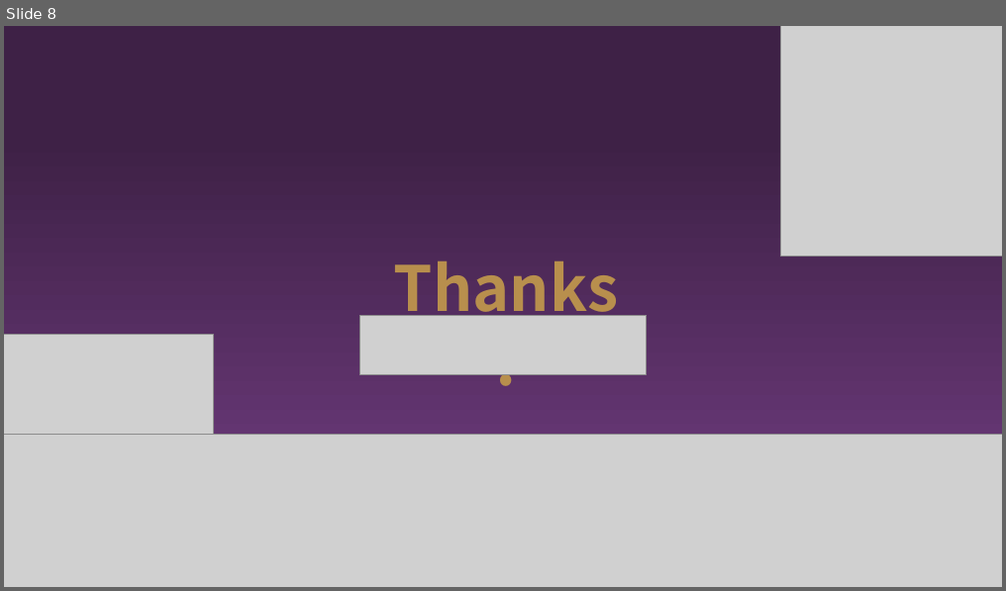
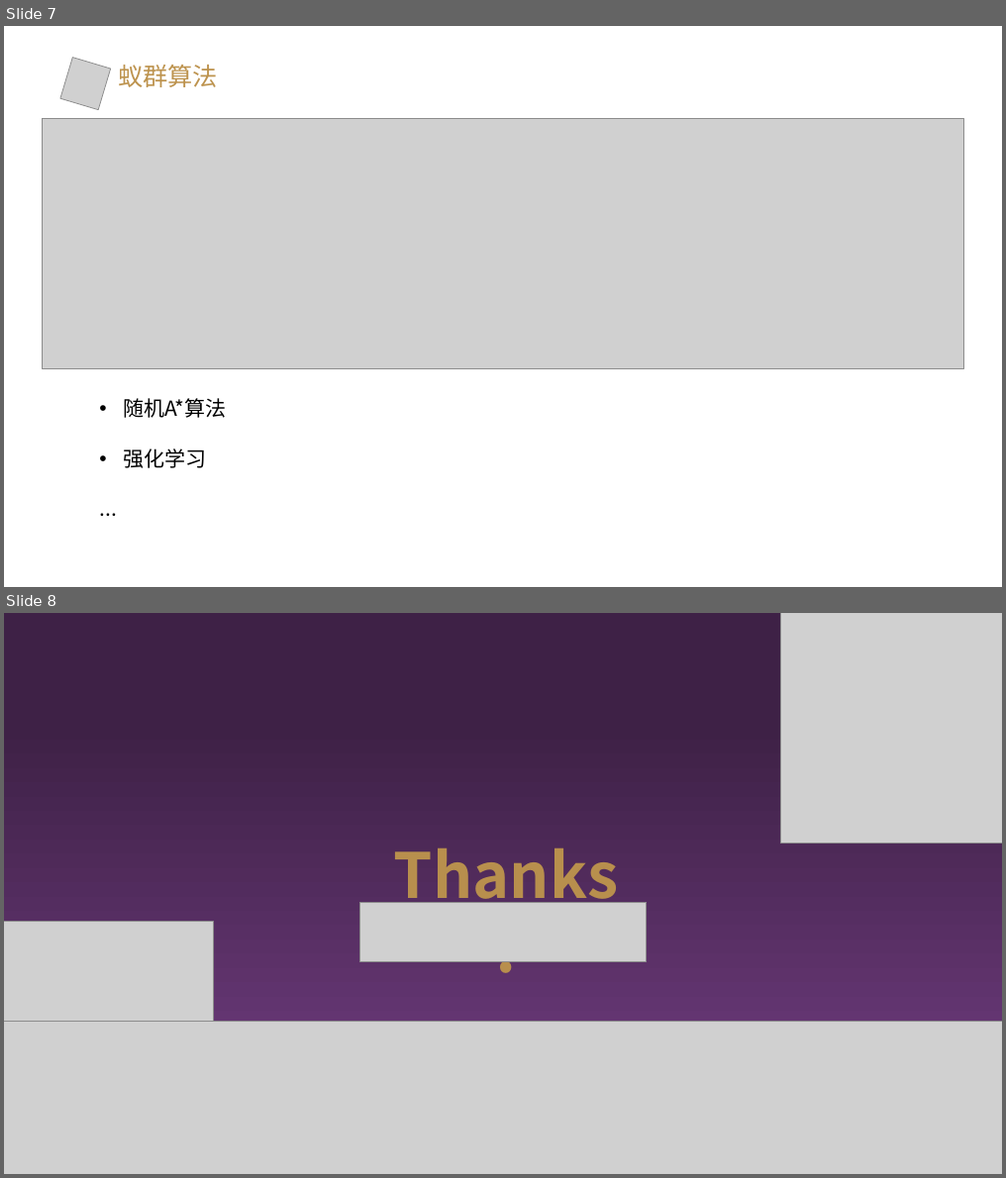
Before and after one commit to enbao5833/SSP, a slide deck: ppt/毕设 .pptx. Shown one above the other, each under a label of ours: slide 8 before the commit, slides 7 and 8 after it. The pictures are 1006x591 and 1006x1178 pixels, drawn with LibreOffice and Linux fonts; fonts in the diff are those of the drawing; grey boxes stand for pictures; background and template pictures are left out. Boxes give left, top, right and bottom in pixels: in the first picture for what was removed or moved away, otherwise in the second. Text is boxed around its words. In the diff, an @@ line names an element or a change of style, - is before the commit and + after.

```diff
--- a/ppt/毕设 .pptx
+++ b/ppt/毕设 .pptx
@@ slide 7 added at [4, 26, 1002, 587], background picture (left out) @@
@@ picture added at [60, 57, 111, 110] @@
@@ text added at [118, 65, 218, 87], 24 pt, text #BD934E @@
+蚁群算法
@@ picture added at [43, 119, 963, 369] @@
@@ text added at [123, 398, 227, 469], 20 pt, text #000000 @@
+• 随机A*算法
+• 强化学习
+...
```
Also in this commit, not shown: 2 slides changed, 4 other slides added, 5 slides removed, 42 other files.
